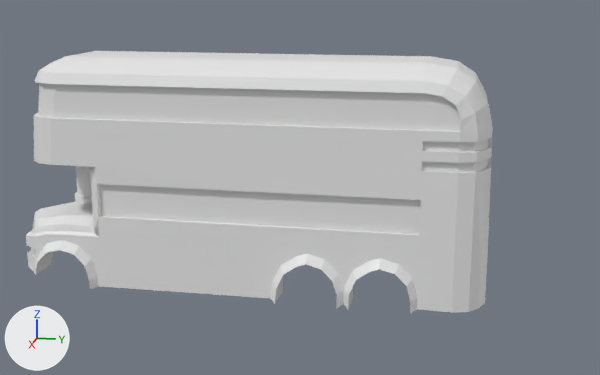
Two versions of the Blender file firstDiorama.blend, one commit apart.
One viewpoint serves both versions: a 50 mm lens placed at (5.43, 1.42, 2.1), pointed at (0.03, 0.34, 0.75). Lighting does not change. The marker at lower left points along +X, +Y and +Z.

Before the edit, the objects in view are built like this:
```python
me_circle_001 = bpy.data.meshes.new('Circle.001')
me_circle_001.from_pydata(...)  # 680 vertices, 585 faces; spans x -6.09..0.38, y -2.13..11.8, z -2.05..2.05
ob_circle = bpy.data.objects.new('Circle', me_circle_001)
ob_circle.location = (0.0, -1.224, 0.17)
ob_circle.rotation_euler = (0.0, 1.571, 0.0)  # degrees (0, 90, 0)
ob_circle.scale = (0.239, 0.239, 0.239)
```
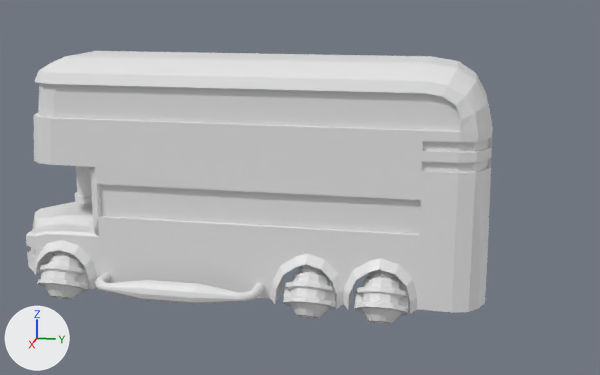
What differs and where, as boxes (x1, y1, x2, y2) in the pictures (600 x 375 px):
'Vert', added: after (95, 272, 264, 305)
'Cylinder.008', added: after (354, 269, 409, 324)
'Cylinder.007', added: after (283, 264, 337, 319)
'Cylinder.006', added: after (38, 250, 90, 300)

Edits to the bpy script that builds the scene:
```text
Add me_cylinder_006:
    me_cylinder_006.from_pydata(...)  # 225 vertices, 212 faces; spans x -0.45..0.173, y -0.173..1.224, z -0.134..0.255
Add cu_vert:
    cu_vert = bpy.data.curves.new('Vert', 'CURVE')
    cu_vert.dimensions = '3D'
    _sp = cu_vert.splines.new('POLY'); _sp.points.add(19)
    _sp.points.foreach_set('co', [0.358, -1.105, 0.0, 0.0, 0.506, -1.105, 0.0, 0.0, 0.53, -1.102, 0.0, 0.0, 0.553, -1.094, 0.0, 0.0, 0.574, -1.081, 0.0, 0.0, 0.591, -1.064, 0.0, 0.0, 0.604, -1.043, 0.0, 0.0, 0.612, -1.02, 0.0, 0.0, 0.615, -0.996, 0.0, 0.0, 0.615, -0.753, 0.0, 0.0, 0.615, -0.392, 0.0, 0.0, 0.615, -0.135, 0.0, 0.0, 0.612, -0.114, 0.0, 0.0, 0.605, -0.094, 0.0, 0.0, 0.594, -0.0761, 0.0, 0.0, 0.579, -0.0611, 0.0, 0.0, 0.561, -0.0499, 0.0, 0.0, 0.541, -0.0429, 0.0, 0.0, 0.52, -0.0405, 0.0, 0.0, 0.358, -0.0405, 0.0, 0.0])
    _sp.points.foreach_set('radius', [1.0, 1.0, 1.0, 1.0, 1.0, 1.0, 1.0, 1.0, 1.0, 2.251, 2.251, 1.0, 1.0, 1.0, 1.0, 1.0, 1.0, 1.0, 1.0, 1.0])
    _sp.order_v = 0
    _sp.resolution_v = 0
    _sp.use_endpoint_u = True
    _sp.use_smooth = False
    cu_vert.bevel_depth = 0.03
    cu_vert.fill_mode = 'FULL'
Add ob_vert:
    ob_vert = bpy.data.objects.new('Vert', cu_vert)
    ob_vert.location = (0.03, 0.191, 0.172)
Add ob_cylinder_008:
    ob_cylinder_008 = bpy.data.objects.new('Cylinder.008', me_cylinder_006)
    ob_cylinder_008.location = (0.443, 0.95, 0.134)
    ob_cylinder_008.rotation_euler = (0.0, -0.524, 0.0)  # degrees (0, -30, 0)
    _m = ob_cylinder_008.modifiers.new('Mirror', 'MIRROR')
    _m.use_axis = (False, False, True)
    _m.mirror_object = ob_circle
Add ob_cylinder_007:
    ob_cylinder_007 = bpy.data.objects.new('Cylinder.007', me_cylinder_006)
    ob_cylinder_007.location = (0.443, 0.486, 0.134)
    ob_cylinder_007.rotation_euler = (0.0, -0.524, 0.0)  # degrees (0, -30, 0)
    _m = ob_cylinder_007.modifiers.new('Mirror', 'MIRROR')
    _m.use_axis = (False, False, True)
    _m.mirror_object = ob_circle
Add ob_cylinder_006:
    ob_cylinder_006 = bpy.data.objects.new('Cylinder.006', me_cylinder_006)
    ob_cylinder_006.location = (0.443, -1.224, 0.134)
    ob_cylinder_006.rotation_euler = (0.0, -0.524, 0.0)  # degrees (0, -30, 0)
    _m = ob_cylinder_006.modifiers.new('Mirror', 'MIRROR')
    _m.use_axis = (False, False, True)
    _m.mirror_object = ob_circle
```
